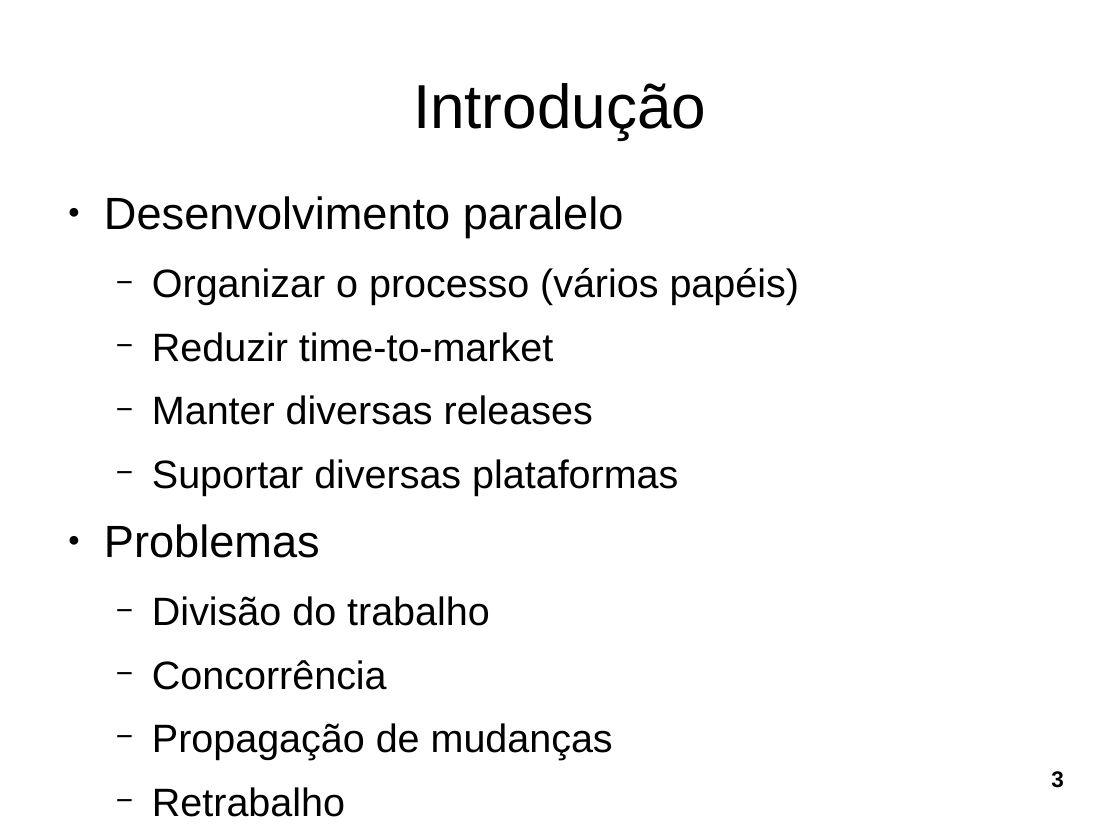
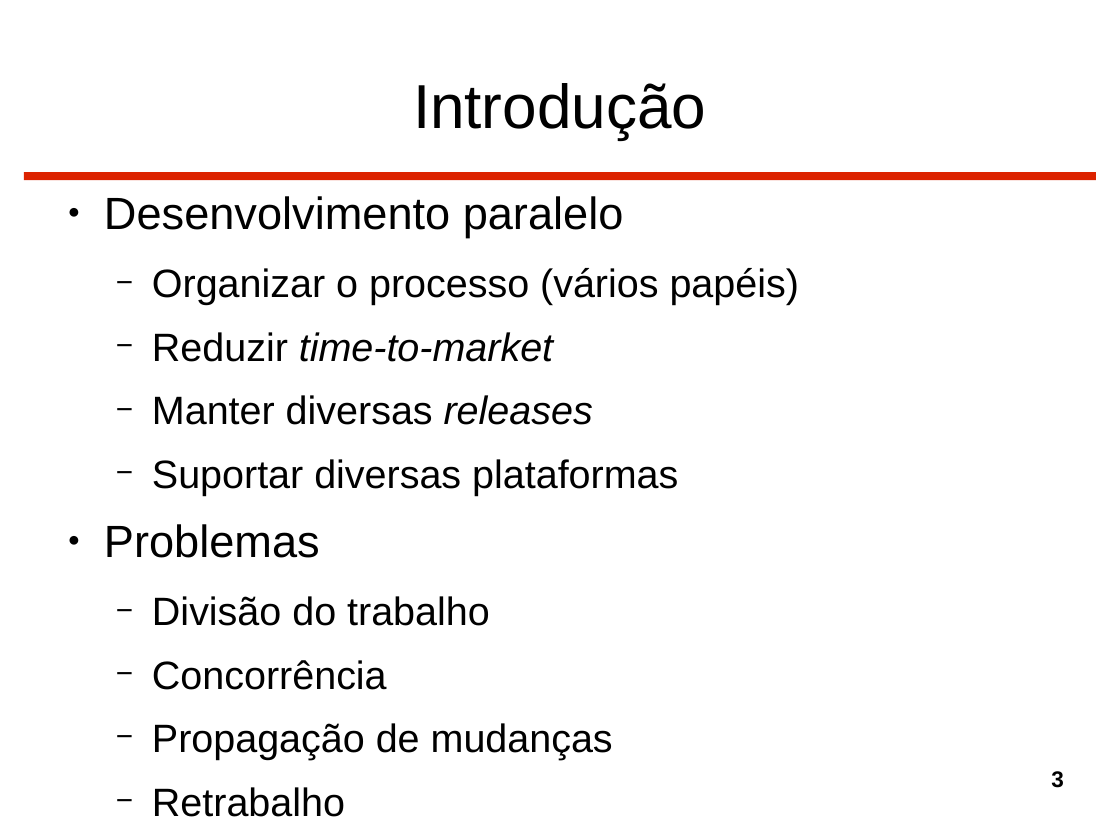
Before and after one commit to gtessa/gc20131_leitura_5, a slide deck: slide 3 of Completo.odp. Drawn at 1120x840 pixels with LibreOffice and Linux fonts; fonts in the diff are those of the drawing. Boxes give left, top, right and bottom in pixels: in the first picture for what was removed or moved away, otherwise in the second. Text is boxed around its words. In the diff, an @@ line names an element or a change of style, - is before the commit and + after.

```diff
--- a/Completo.odp
+++ b/Completo.odp
@@ line added from (24, 176) to (1097, 176), #DC2300 5.67 pt @@
@@ text at box(152, 332, 593, 425): italic on in "time-to-market", "releases" @@
```
Also in this commit, not shown: 77 other slides changed.
